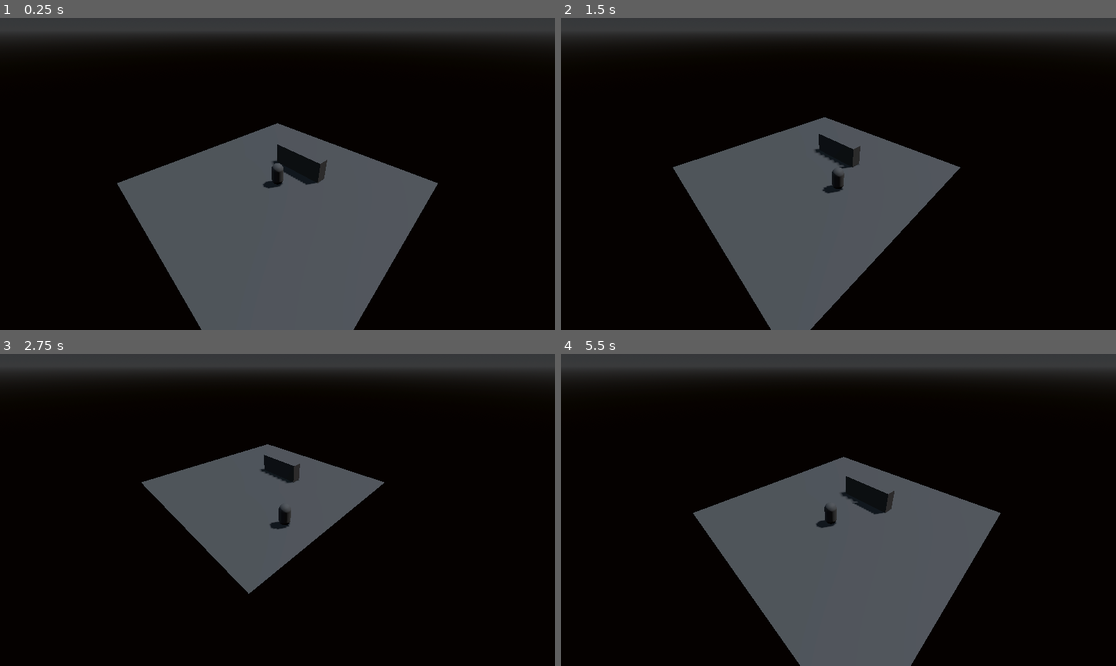
Above: before the commit, frames 1-4 (two rows, left to right).
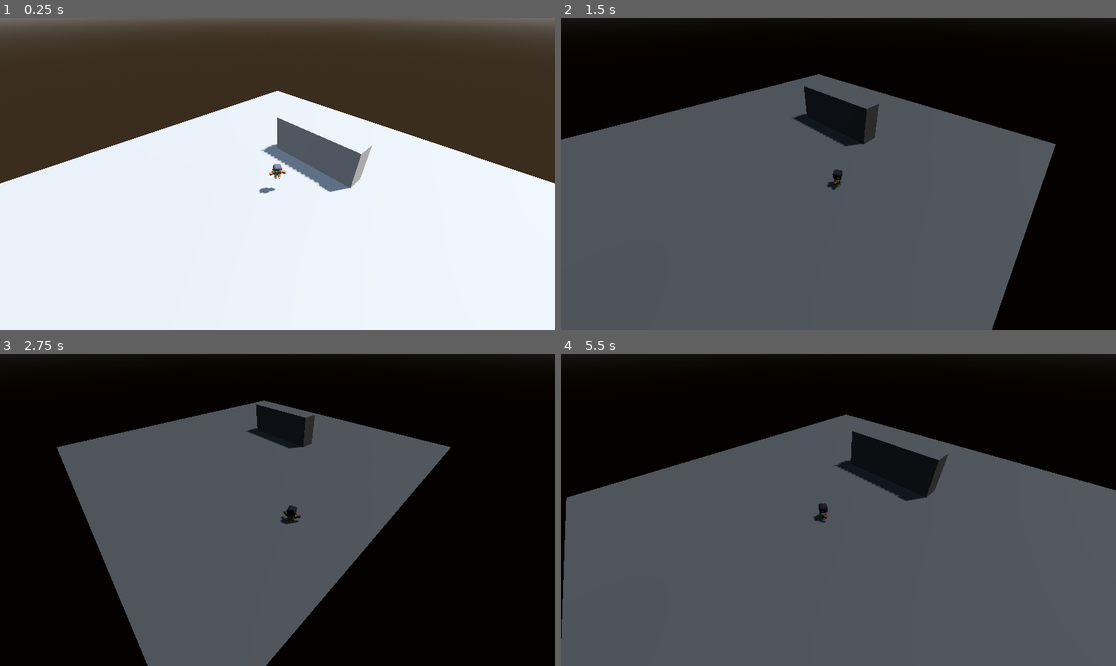
Above: after the commit, the same moments.

Repository: BHznJNs/teskov-game
Game: Godot game, scene res://scenes/main.tscn
Two runs of this game, one before a commit and one after it. Both use one fixed random seed, a clock stepped at 60 frames per second and the inputs below.
Inputs (mouse positions are in pixels of both pictures, inside the frame that each line leads up to):
- Up to frame 1 (0.25 s): no input
- Up to frame 2 (1.5 s): move the mouse to (960, 158) at 0.52 s; hold D (move_right) 0.53-1.28 s; move the mouse to (727, 189) at 1.27 s; hold S (move_backward) from 1.28 s (still down)
- Up to frame 3 (2.75 s): move the mouse to (333, 441) at 2.02 s; release S (move_backward) at 2.03 s; hold D (move_right) from 2.03 s (still down)
- Up to frame 4 (5.5 s): move the mouse to (810, 572) at 2.77 s; release D (move_right) at 2.78 s; hold W (move_forward) 2.78-3.53 s; move the mouse to (1005, 556) at 3.52 s; hold A (move_left) 3.53-5.03 s; move the mouse to (672, 463) at 4.27 s; move the mouse to (866, 510) at 5.02 s; hold S (move_backward) from 5.03 s (still down)

The runs differ from the first frame. In frame 1, 97% of the frame differs, in the area x 0-100%, y 0-100%; in frame 2, 48%; in frame 3, 34%; in frame 4, 51%.

Commit message:
character model

Diff:
--- a/scenes/main.tscn
+++ b/scenes/main.tscn
@@ -1,23 +1,11 @@
-[gd_scene load_steps=17 format=3]
+[gd_scene load_steps=18 format=3 uid="uid://chk3w4jx27ikr"]
 
-[ext_resource type="PackedScene" path="res://scenes/player.tscn" id="1"]
-[ext_resource type="Script" path="res://scripts/camera_controller.gd" id="2"]
-[ext_resource type="Script" path="res://scripts/fov_manager.gd" id="3"]
-[ext_resource type="Shader" path="res://shaders/fov_overlay.gdshader" id="4"]
-[ext_resource type="Script" path="res://scripts/fov_visible_object.gd" id="5"]
-
-[sub_resource type="ShaderMaterial" id="6"]
-render_priority = 0
-shader = ExtResource("4")
-shader_parameter/player_pos = Vector3(0, 0, 0)
-shader_parameter/player_forward = Vector3(0, 0, -1)
-shader_parameter/fov_radius = 15.0
-shader_parameter/fov_angle = 1.5708
-shader_parameter/darken_amount = 0.3
-
-[sub_resource type="QuadMesh" id="7"]
-flip_faces = true
-size = Vector2(2, 2)
+[ext_resource type="PackedScene" uid="uid://54g7uoqeb32p" path="res://scenes/player.tscn" id="1"]
+[ext_resource type="Script" uid="uid://5b61u1x33k1t" path="res://scripts/camera_controller.gd" id="2"]
+[ext_resource type="Script" uid="uid://bpmlw36nd4np4" path="res://scripts/fov_manager.gd" id="3"]
+[ext_resource type="PackedScene" uid="uid://cci7gnrwhq3m5" path="res://assets/models/characters/character-male-a.glb" id="3_tefeu"]
+[ext_resource type="Shader" uid="uid://dro2hqbtuijuo" path="res://shaders/fov_overlay.gdshader" id="4"]
+[ext_resource type="Script" uid="uid://hcm4ocsm4jrr" path="res://scripts/fov_visible_object.gd" id="5"]
 
 [sub_resource type="ProceduralSkyMaterial" id="8"]
 sky_horizon_color = Color(0.64625, 0.65575, 0.67075, 1)
@@ -49,6 +37,19 @@
 
 [sub_resource type="SphereMesh" id="16"]
 material = SubResource("15")
+
+[sub_resource type="QuadMesh" id="7"]
+flip_faces = true
+size = Vector2(2, 2)
+
+[sub_resource type="ShaderMaterial" id="6"]
+render_priority = 0
+shader = ExtResource("4")
+shader_parameter/player_pos = Vector3(0, 0, 0)
+shader_parameter/player_forward = Vector3(0, 0, -1)
+shader_parameter/fov_radius = 15.0
+shader_parameter/fov_angle = 1.5708
+shader_parameter/darken_amount = 0.3
 
 [node name="Main" type="Node3D"]
 
@@ -84,12 +85,14 @@
 [node name="Player" parent="." instance=ExtResource("1")]
 transform = Transform3D(1, 0, 0, 0, 1, 0, 0, 0, 1, 0, 1, 0)
 
+[node name="character-male-a" parent="Player" instance=ExtResource("3_tefeu")]
+transform = Transform3D(-1, 0, -8.742278e-08, 0, 1, 0, 8.742278e-08, 0, -1, 0, 0, 0)
+
 [node name="CameraController" type="Node3D" parent="." node_paths=PackedStringArray("target")]
 script = ExtResource("2")
 target = NodePath("../Player")
 
 [node name="Camera3D" type="Camera3D" parent="CameraController"]
-transform = Transform3D(1, 0, 0, 0, 1, 0, 0, 0, 1, 0, 0, 0)
 
 [node name="FOVOverlay" type="MeshInstance3D" parent="CameraController/Camera3D" groups=["fov_overlay"]]
 extra_cull_margin = 16384.0
--- a/scenes/player.tscn
+++ b/scenes/player.tscn
@@ -1,16 +1,20 @@
-[gd_scene load_steps=4 format=3]
+[gd_scene load_steps=4 format=3 uid="uid://54g7uoqeb32p"]
 
-[ext_resource type="Script" path="res://scripts/player.gd" id="1_script"]
+[ext_resource type="Script" uid="uid://c8vbfxyxblj04" path="res://scripts/player.gd" id="1_script"]
 
 [sub_resource type="CapsuleMesh" id="CapsuleMesh_1"]
 
 [sub_resource type="CapsuleShape3D" id="CapsuleShape_1"]
+radius = 0.2
+height = 1.0
 
 [node name="Player" type="CharacterBody3D" groups=["player"]]
 script = ExtResource("1_script")
 
 [node name="MeshInstance3D" type="MeshInstance3D" parent="."]
+visible = false
 mesh = SubResource("CapsuleMesh_1")
 
-[node name="CollisionShape3D" type="CollisionShape3D" parent="."]
+[node name="CollisionShape3D" type="CollisionShape3D" parent="." groups=["player"]]
+transform = Transform3D(1, 0, 0, 0, 1, 0, 0, 0, 1, 0, 0.5, 0)
 shape = SubResource("CapsuleShape_1")
--- a/scripts/camera_controller.gd
+++ b/scripts/camera_controller.gd
@@ -8,7 +8,7 @@
 @export var follow_speed: float = 5.0
 
 @export_group("Camera Settings")
-@export var offset: Vector3 = Vector3(10, 10, 10)  # 默认等距视角偏移
+@export var offset: Vector3 = Vector3(5, 6, 5)  # 默认等距视角偏移（更近的视角）
 @export var look_at_offset: Vector3 = Vector3.ZERO
 
 @onready var camera: Camera3D = $Camera3D
Binary file added: assets/models/characters/Textures/colormap.png
Not shown, added: assets/models/characters/Textures/colormap.png.import
Binary file added: assets/models/characters/aid-cane-blind.glb
Not shown, added: assets/models/characters/aid-cane-blind.glb.import
Binary file added: assets/models/characters/aid-cane-low-vision.glb
Not shown, added: assets/models/characters/aid-cane-low-vision.glb.import
Binary file added: assets/models/characters/aid-cane.glb
Not shown, added: assets/models/characters/aid-cane.glb.import
Binary file added: assets/models/characters/aid-crutch.glb
Not shown, added: assets/models/characters/aid-crutch.glb.import
Binary file added: assets/models/characters/aid-defibrillator-green.glb
Not shown, added: assets/models/characters/aid-defibrillator-green.glb.import
(and 42 more such lines)
